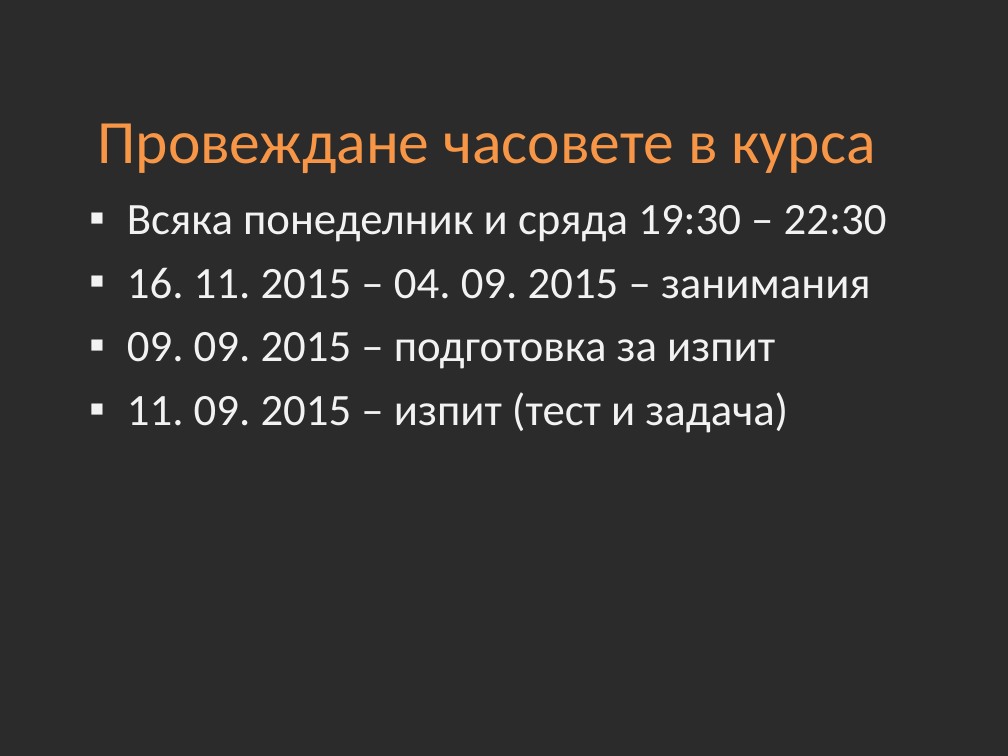
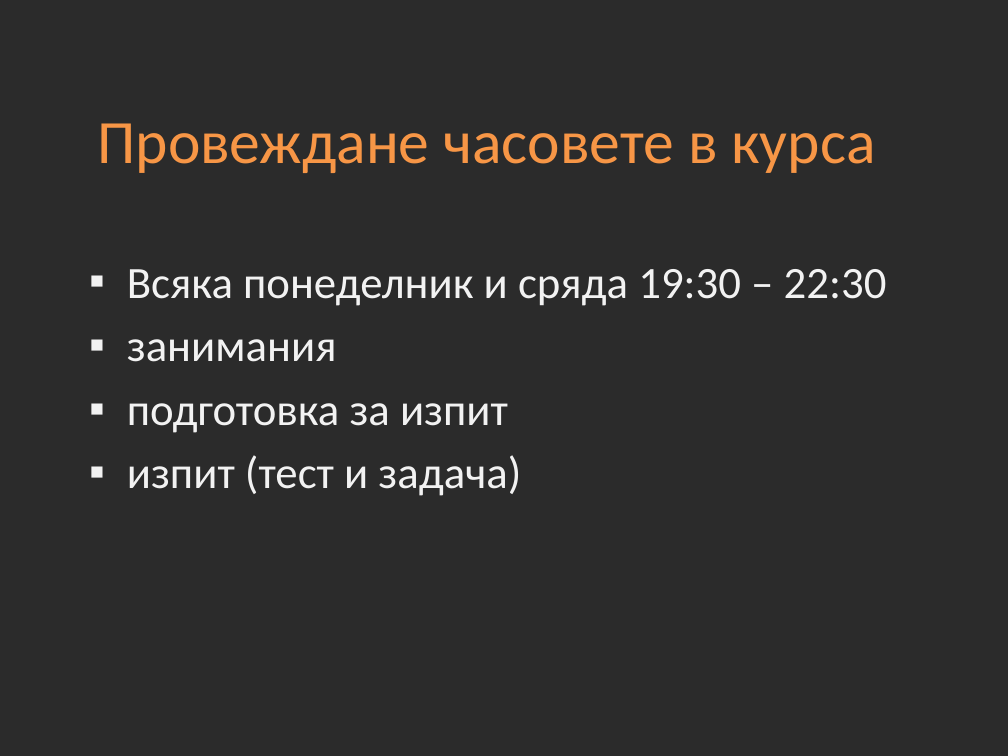
Before and after one commit to Academy-Soft-Intellect/Front-End-Course, a slide deck: slide 3 of 01-Introduction-into-Course.pptx. Drawn at 1008x756 pixels with LibreOffice and Linux fonts; fonts in the diff are those of the drawing; background and template pictures are left out; a plain dark background stands for a picture behind light text. Boxes give left, top, right and bottom in pixels: in the first picture for what was removed or moved away, otherwise in the second. Text is boxed around its words. In the diff, an @@ line names an element or a change of style, - is before the commit and + after.

```diff
--- a/01-Introduction-into-Course.pptx
+++ b/01-Introduction-into-Course.pptx
@@ text at (x1=127, y1=339, x2=521, y2=496): text changed @@
-▪ 16. 11. 2015 – 04. 09. 2015 – занимания
-▪ 09. 09. 2015 – подготовка за изпит
-▪ 11. 09. 2015 – изпит (тест и задача)
+▪ занимания
+▪ подготовка за изпит
+▪ изпит (тест и задача)
```
Also in this commit, not shown: 5 other files.
